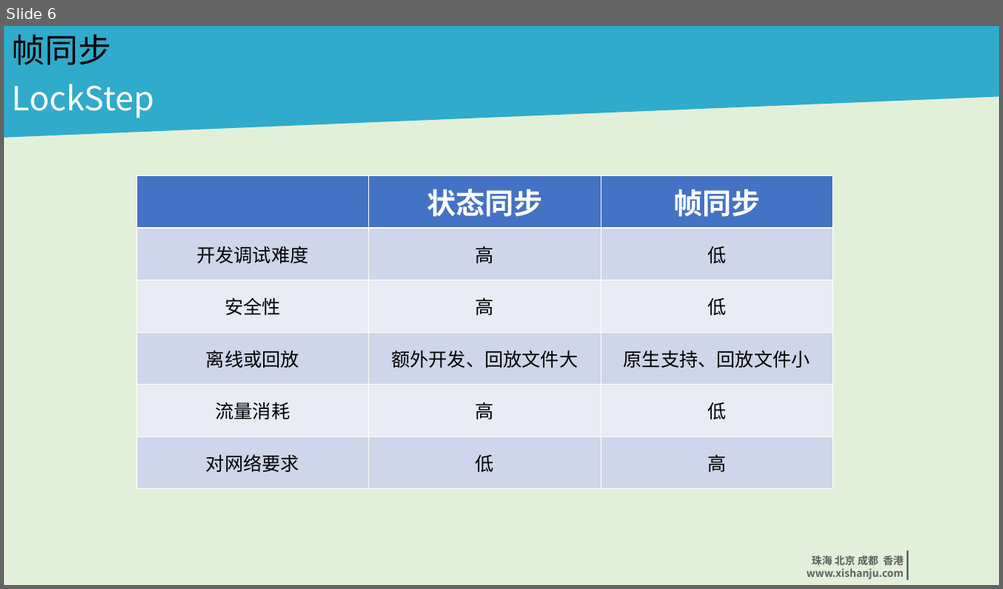
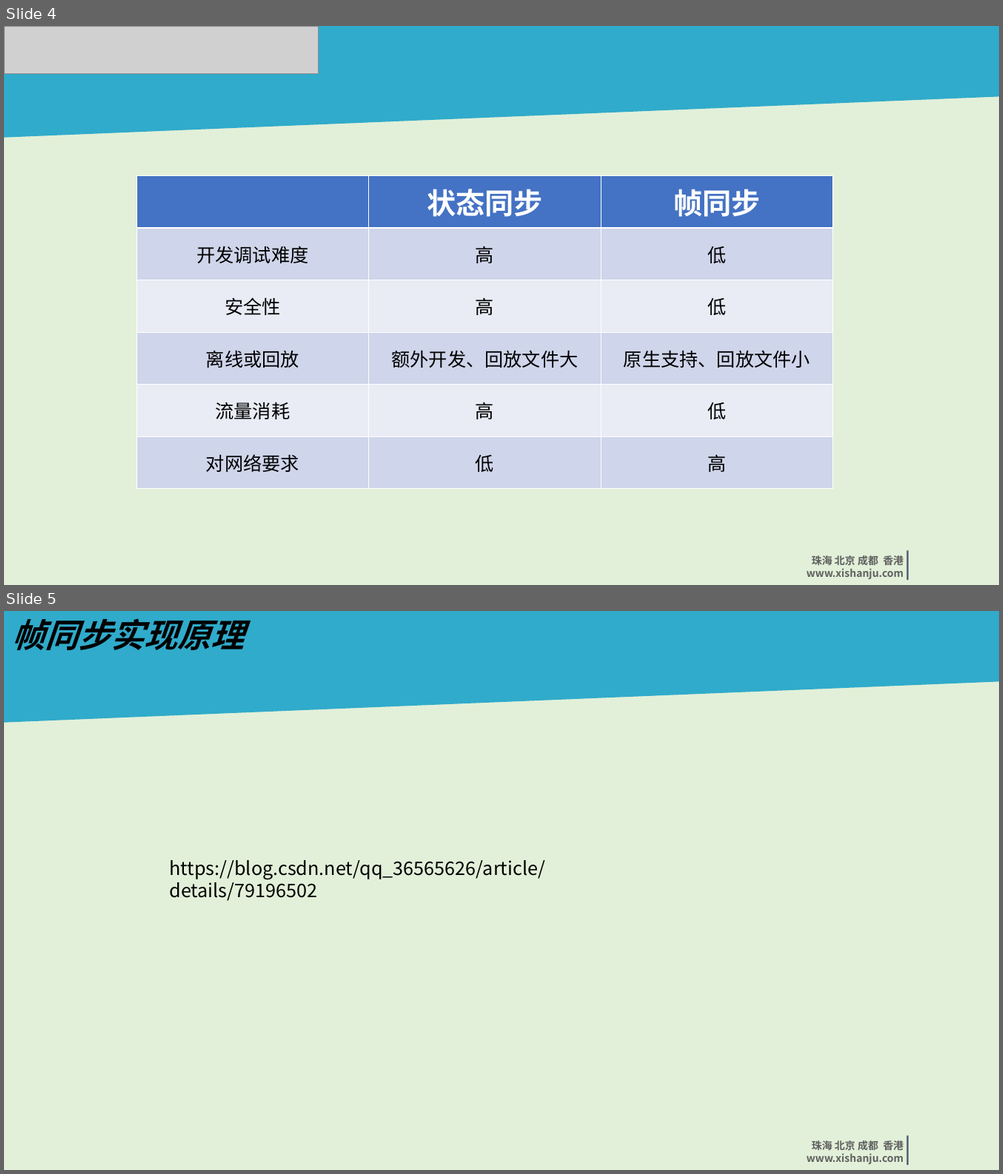
Before and after one commit to iyexiao/tkGame, a slide deck: 帧同步实现-庞康宁.ppt. Shown one above the other, each under a label of ours: slide 6 before the commit, slides 4 and 5 after it. The pictures are 1003x589 and 1003x1174 pixels, drawn with LibreOffice and Linux fonts; fonts in the diff are those of the drawing; grey boxes stand for pictures; background and template pictures are left out. Boxes give left, top, right and bottom in pixels: in the first picture for what was removed or moved away, otherwise in the second. Text is boxed around its words. In the diff, an @@ line names an element or a change of style, - is before the commit and + after.

```diff
--- a/帧同步实现-庞康宁.ppt
+++ b/帧同步实现-庞康宁.ppt
@@ slide 5 added at <box>4,611,999,1170</box>, background #E2F0D9; not listed: 4 template elements that a slide beside it also shows @@
@@ text added at <box>11,618,244,650</box>, 32 pt, text #000000, bold, italic @@
+帧同步实现原理
@@ text added at <box>170,860,545,901</box>, 18 pt, text #000000 @@
+https://blog.csdn.net/qq_36565626/article/details/79196502
@@ what was slide 6 is now slide 4 @@
@@ slide 4 changed as well @@
@@ picture added at <box>5,26,318,73</box> @@
@@ text removed at <box>11,34,111,65</box> @@
-帧同步
@@ text removed at <box>11,84,154,118</box> @@
-LockStep
```
Also in this commit, not shown: 3 other slides changed, 2 slides removed.
